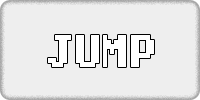
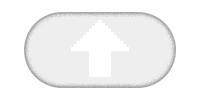
Comparing the layer stacks of the two (200, 100) images. Changes:
renamed "Layer 0" to "Layer 1", showed it, painted on it over [0, 0, 200, 100]
hid "JUMP" over [48, 35, 154, 67]
painted on "Rounded Rectangle 1 copy" over [0, 0, 200, 100]
